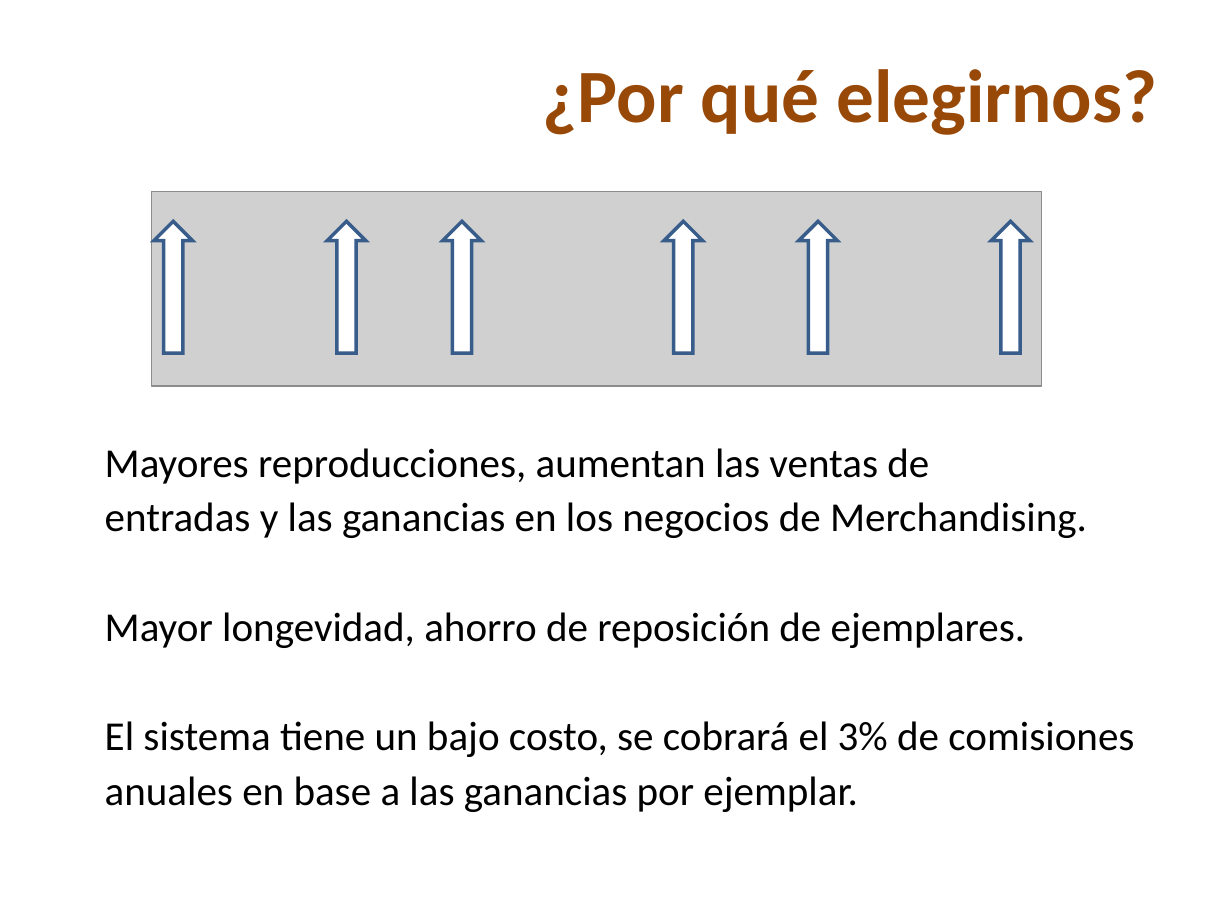
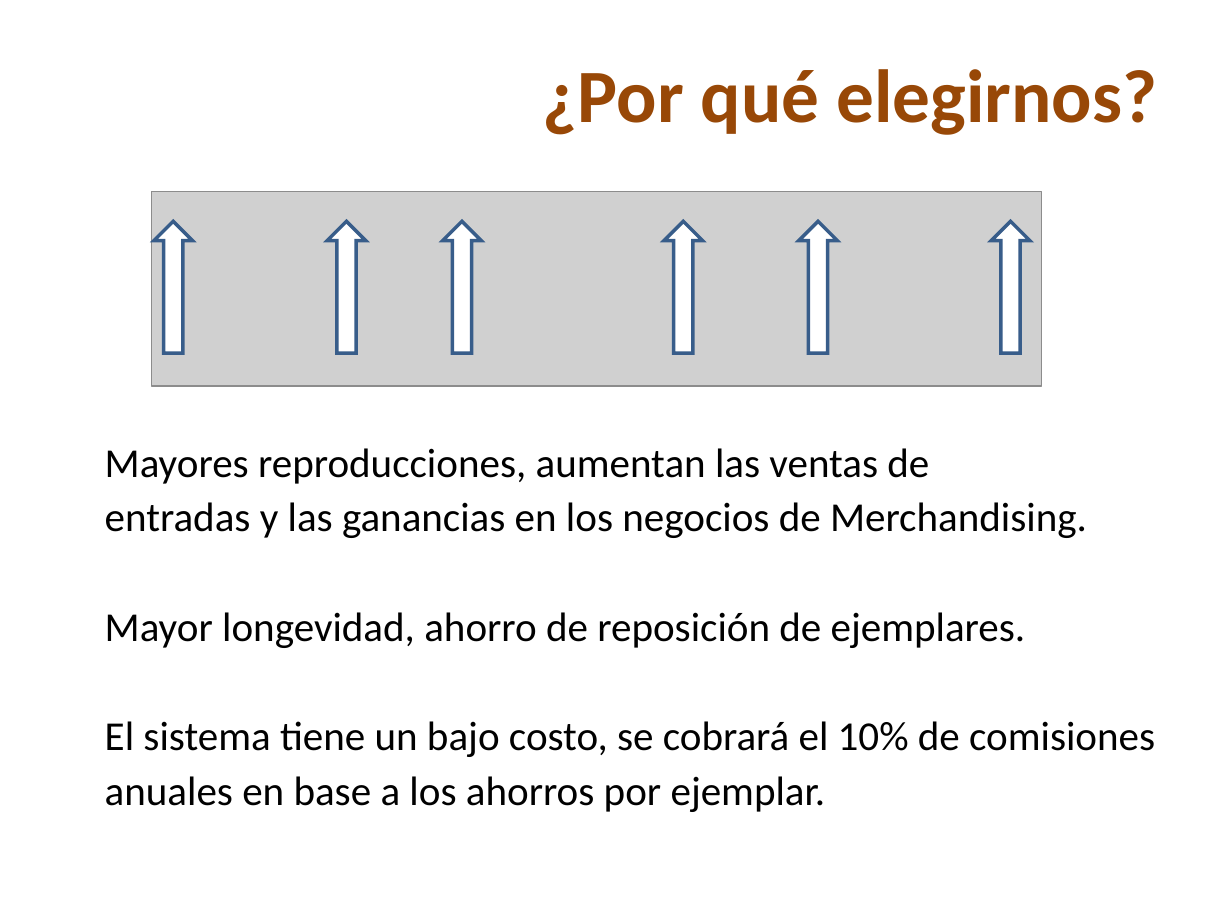
Before and after one commit to nicohen/taller-desarrollo-proyectos-i, a slide deck: slide 22 of Presentaciones/Demo Gerencial.ppt. Drawn at 1232x924 pixels with LibreOffice and Linux fonts; fonts in the diff are those of the drawing; grey boxes stand for pictures; background and template pictures are left out. Boxes give left, top, right and bottom in pixels: in the first picture for what was removed or moved away, otherwise in the second. Text is boxed around its words. In the diff, an @@ line names an element or a change of style, - is before the commit and + after.

```diff
--- a/Presentaciones/Demo Gerencial.ppt
+++ b/Presentaciones/Demo Gerencial.ppt
@@ text at bbox=[105, 721, 1155, 812]: text changed @@
-El sistema tiene un bajo costo, se cobrará el 3% de comisiones
-anuales en base a las ganancias por ejemplar.
+El sistema tiene un bajo costo, se cobrará el 10% de comisiones
+anuales en base a los ahorros por ejemplar.
```
Also in this commit, not shown: 1 slide added.
